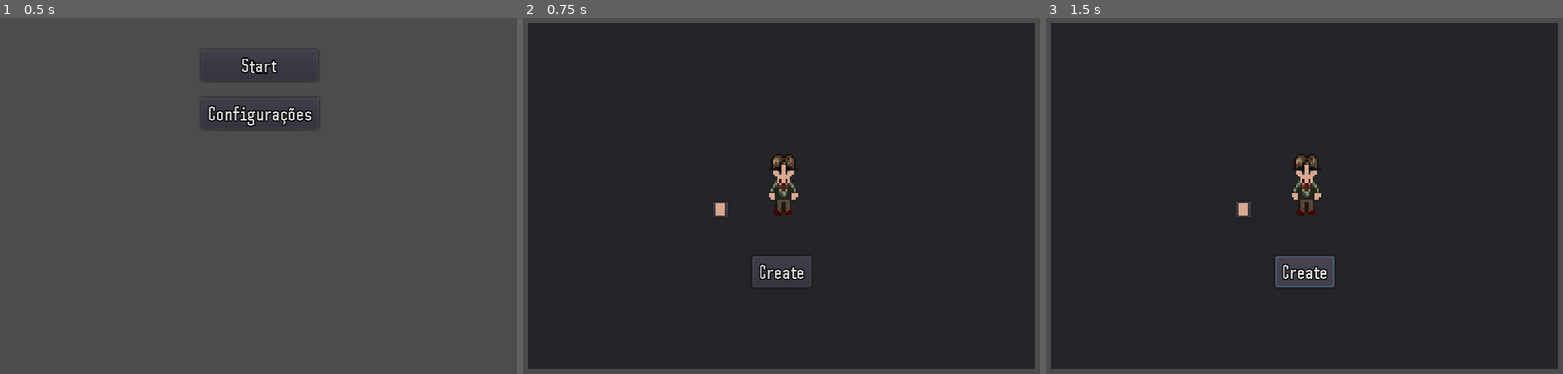
Above: before the commit, frames 1-3 (left to right).
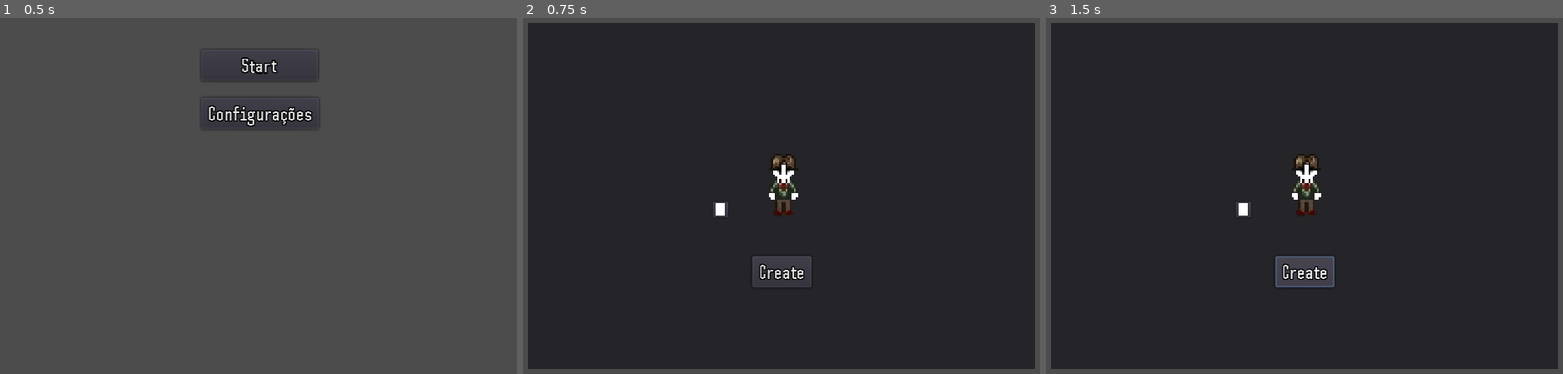
Above: after the commit, the same moments.

Repository: LuizzDutra/Stakeholders-GameJam
Game: Godot game, scene res://Scenes/Menu.tscn
Same seed, same stepped clock (60 frames per second), same inputs: the game is played once before the commit and once after it. This scene is started directly instead of the project's main scene.
Inputs:
- Up to frame 1 (0.5 s): no input
- Up to frame 2 (0.75 s): click "Start" at 0.5 s
- Up to frame 3 (1.5 s): click "Create" at 1.25 s

Frame 1 is identical in both runs. In frame 2, 0.2% of the frame differs, in the area x 37-54%, y 41-56%; in frame 3, 0.2%.

Commit message:
minor_fixer

Diff:
--- a/src/Scenes/Player.tscn
+++ b/src/Scenes/Player.tscn
@@ -12,7 +12,6 @@
 [node name="Sprites" type="Node2D" parent="."]
 
 [node name="Body" type="Sprite" parent="Sprites"]
-modulate = Color( 0.858824, 0.662745, 0.556863, 1 )
 texture = ExtResource( 1 )
 vframes = 5
 frame = 4
--- a/src/Scenes/PlayerCust.tscn
+++ b/src/Scenes/PlayerCust.tscn
@@ -5,7 +5,6 @@
 [node name="Sprites" type="Node2D"]
 
 [node name="Body" type="Sprite" parent="."]
-modulate = Color( 0.858824, 0.662745, 0.556863, 1 )
 texture = ExtResource( 1 )
 vframes = 5
 frame = 4
--- a/src/Scripts/cust.gd
+++ b/src/Scripts/cust.gd
@@ -6,10 +6,9 @@
 
 func _ready():
 	bodyPicker.color = sprites.get_node("Body").modulate
-	save_color_info(bodyPicker.color, "Body")
 
-func save_color_info(n, s_var):
-	emit_signal("info_saved", s_var + "_color", n)
+func save_color_info(color, s_var):
+	emit_signal("info_saved", s_var + "_color", color)
 
 func _on_bodyPicker_color_changed(color):
 	sprites.get_node("Body").modulate = color
Not shown: 1 places in src/Scenes/Global.tscn that only renumber resources
